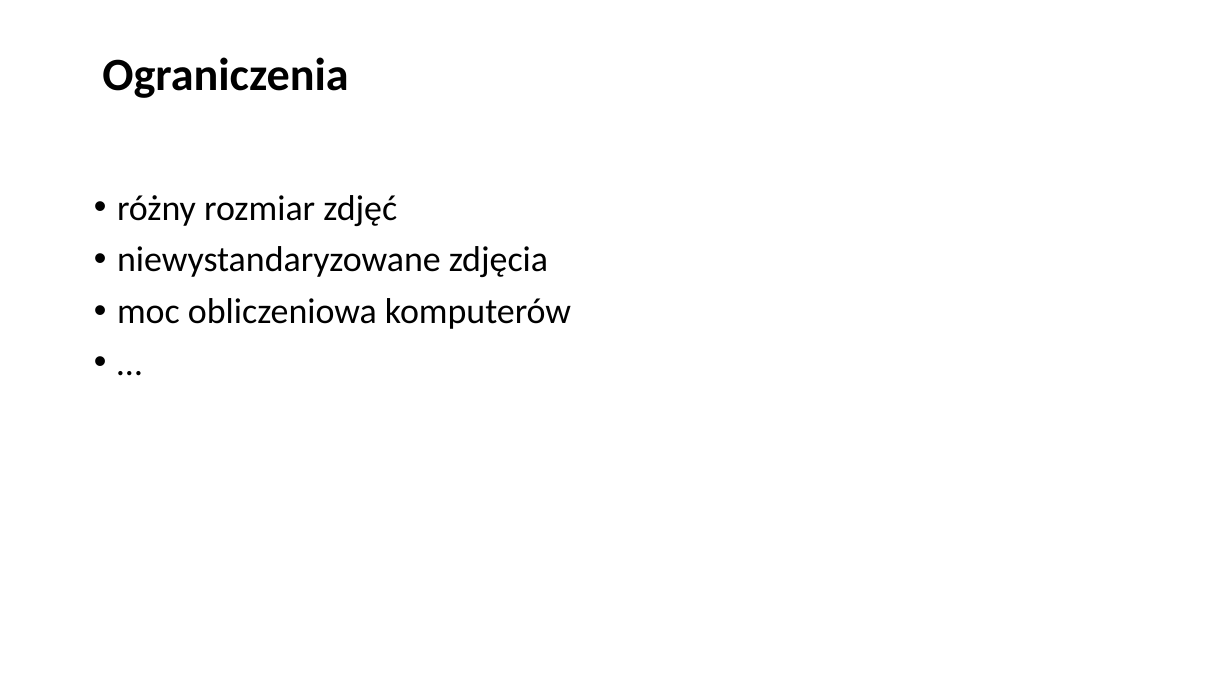
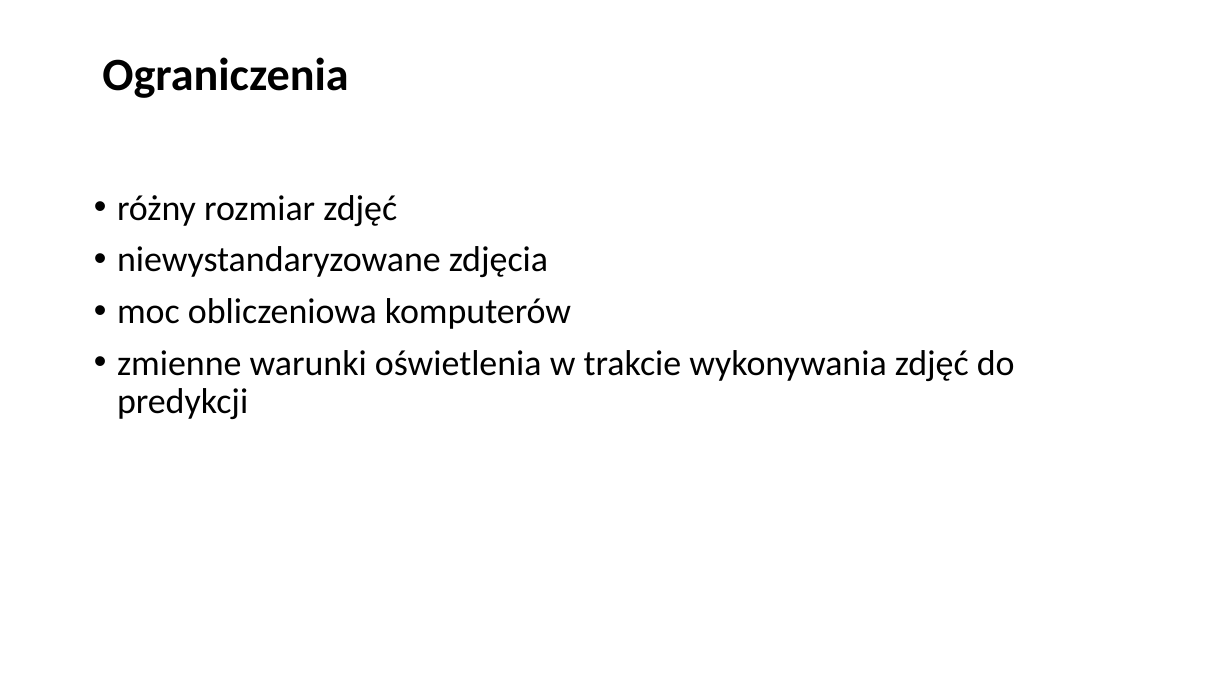
Before and after one commit to infoshareacademy/jdszr5-nonamezzz, a slide deck: slide 10 of Projekt_DL/prezentacja_DL.pptx (slide 9 before the commit). Drawn at 1232x693 pixels with LibreOffice and Linux fonts; fonts in the diff are those of the drawing. Boxes give left, top, right and bottom in pixels: in the first picture for what was removed or moved away, otherwise in the second. Text is boxed around its words. In the diff, an @@ line names an element or a change of style, - is before the commit and + after.

```diff
--- a/Projekt_DL/prezentacja_DL.pptx
+++ b/Projekt_DL/prezentacja_DL.pptx
@@ text at bbox=[117, 350, 1015, 419]: text changed @@
-• …
+• zmienne warunki oświetlenia w trakcie wykonywania zdjęć do predykcji
```
Also in this commit, not shown: 2 other slides changed, 2 slides added, 1 slide removed.
